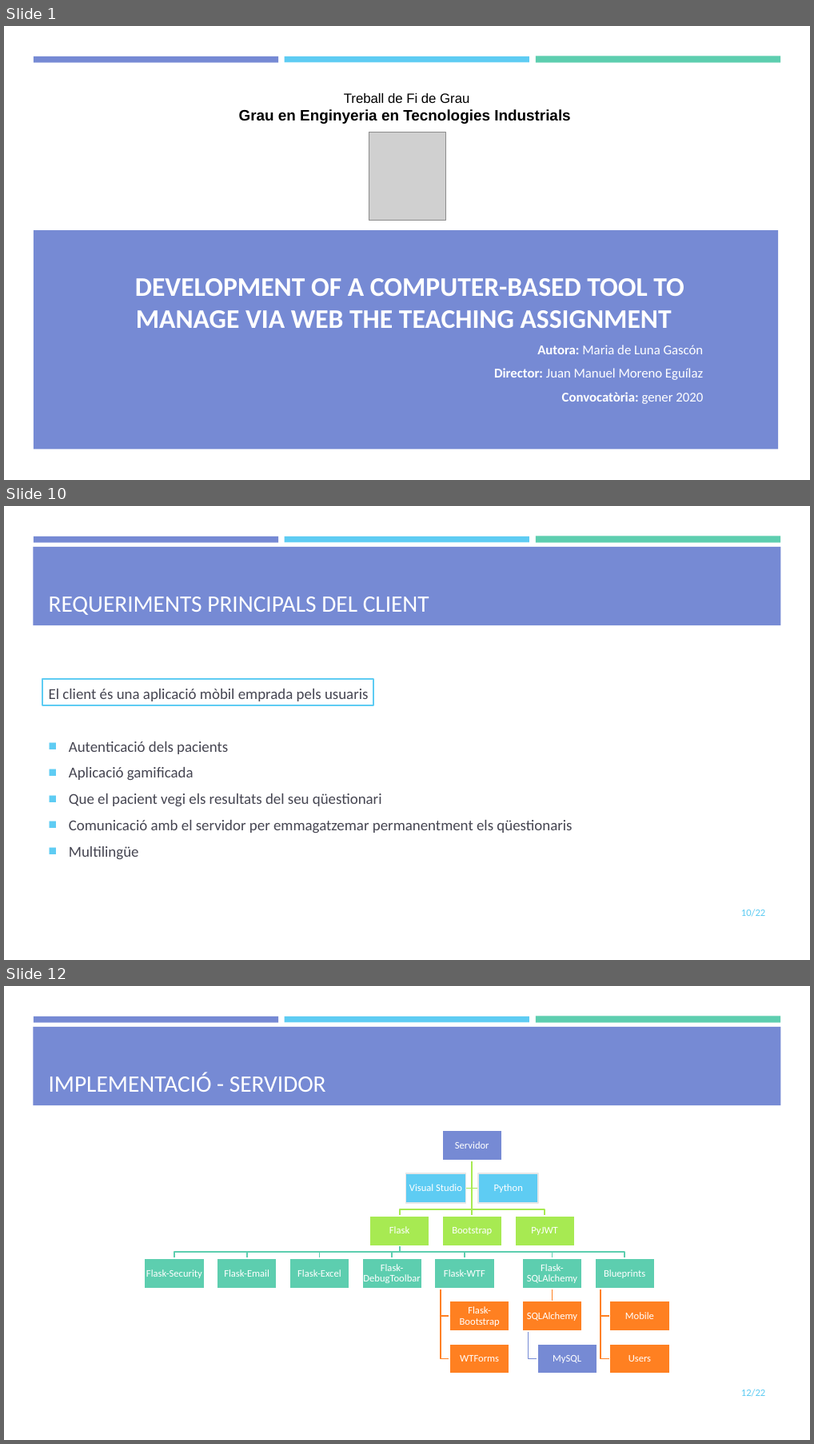
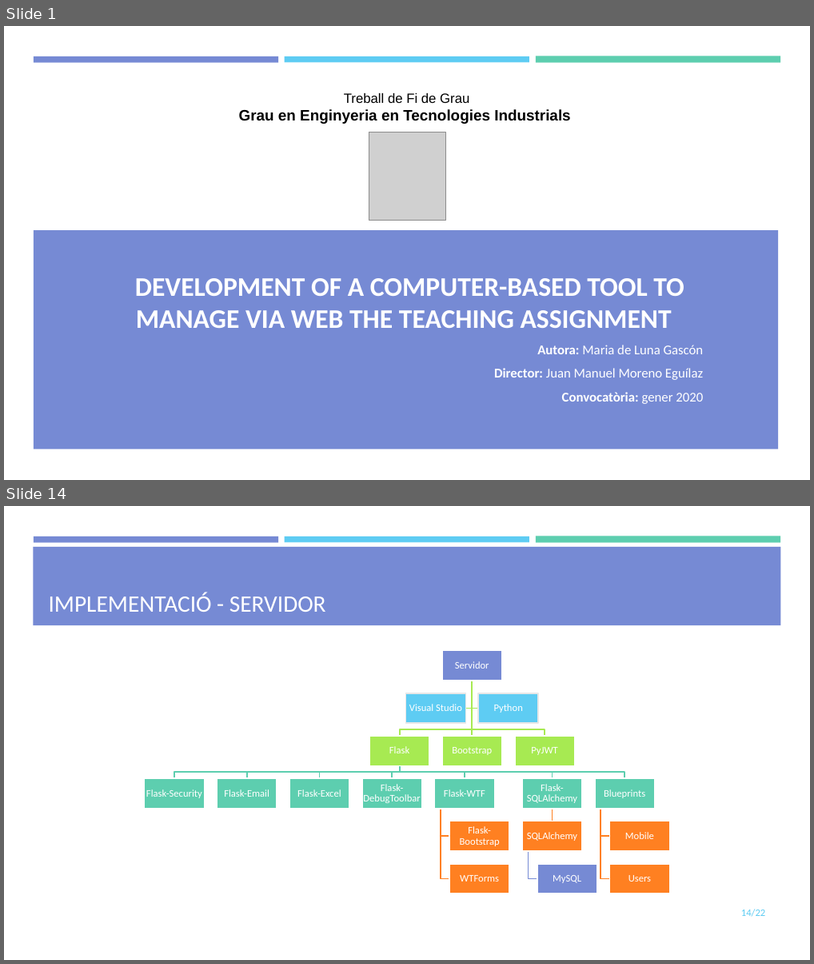
Before and after one commit to mdlunag/tfg, a slide deck: tfg_presentacio.pptx. Shown one above the other, each under a label of ours: slides 1, 10 and 12 before the commit, slides 1 and 14 after it; the slides between them are not shown. The pictures are 814x1444 and 814x964 pixels, drawn with LibreOffice and Linux fonts; fonts in the diff are those of the drawing; grey boxes stand for pictures. Boxes give left, top, right and bottom in pixels: in the first picture for what was removed or moved away, otherwise in the second. Text is boxed around its words. In the diff, an @@ line names an element or a change of style, - is before the commit and + after.

```diff
--- a/tfg_presentacio.pptx
+++ b/tfg_presentacio.pptx
@@ slide 10 removed at bbox=[4, 506, 810, 960], background #FFFFFF; not listed: 4 template elements that a slide beside it also shows @@
@@ title removed at bbox=[49, 596, 430, 615] @@
-REQUERIMENTS PRINCIPALS DEL CLIENT
@@ rectangle removed at bbox=[42, 679, 374, 705] @@
@@ text removed at bbox=[49, 688, 572, 860] @@
-El client és una aplicació mòbil emprada pels usuaris
-■ Autenticació dels pacients
-■ Aplicació gamificada
-■ Que el pacient vegi els resultats del seu qüestionari
-■ Comunicació amb el servidor per emmagatzemar permanentment els qüestionaris
-■ Multilingüe
@@ page number removed at bbox=[742, 908, 766, 916] @@
-10/22
@@ what was slide 12 is now slide 14 @@
@@ page number at bbox=[742, 908, 766, 916]: text changed @@
-12/22
+14/22
```
Also in this commit, not shown: 4 slides changed, 9 slides added, 6 other slides removed, 2 other files.
